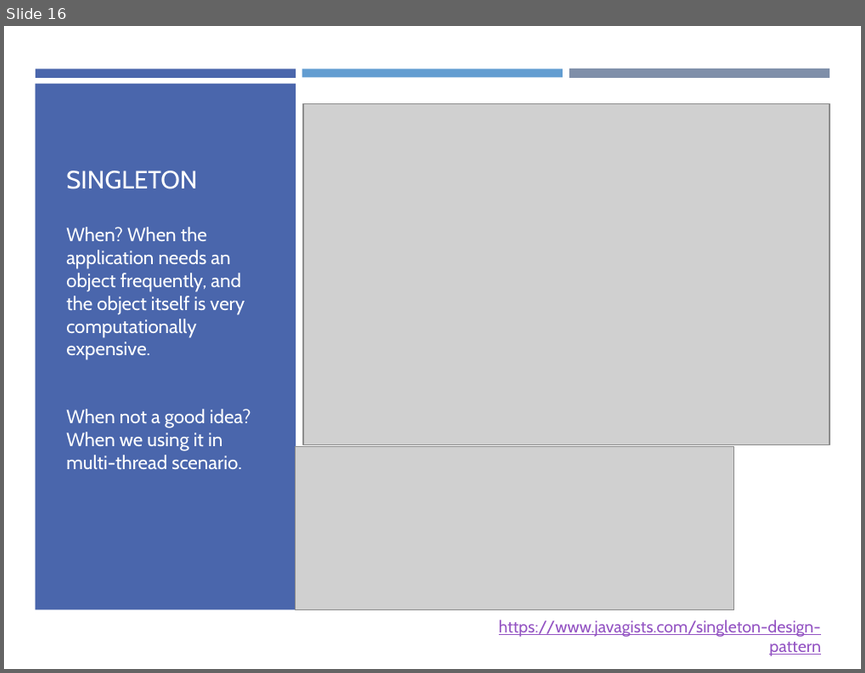
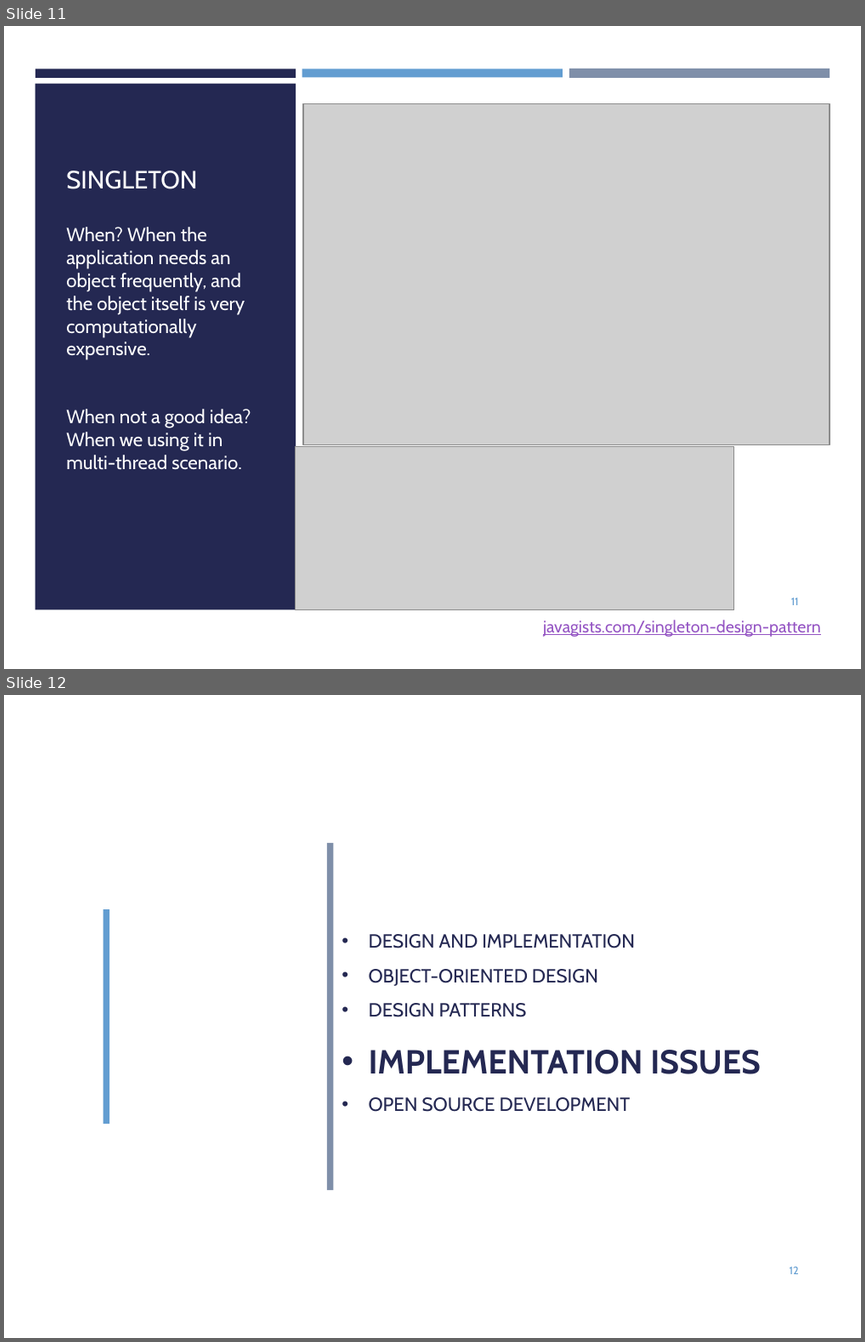
Before and after one commit to yazdipour/presentations, a slide deck: 2019Nov_Design_Implementation/Ch7.pptx. Shown one above the other, each under a label of ours: slide 16 before the commit, slides 11 and 12 after it. The pictures are 865x673 and 865x1342 pixels, drawn with LibreOffice and Linux fonts; fonts in the diff are those of the drawing; grey boxes stand for pictures. Boxes give left, top, right and bottom in pixels: in the first picture for what was removed or moved away, otherwise in the second. Text is boxed around its words. In the diff, an @@ line names an element or a change of style, - is before the commit and + after.

```diff
--- a/2019Nov_Design_Implementation/Ch7.pptx
+++ b/2019Nov_Design_Implementation/Ch7.pptx
@@ slide 12 added at [4, 695, 861, 1338], background #FFFFFF @@
@@ rectangle added at [4, 695, 861, 1338], fill #FFFFFF @@
@@ rectangle added at [327, 842, 333, 1190], fill #7F8FA9 @@
@@ rectangle added at [103, 908, 109, 1123], fill #629DD1 @@
@@ text added at [369, 934, 760, 1111], 16 pt, text #242852 @@
+• DESIGN AND IMPLEMENTATION
+• OBJECT-ORIENTED DESIGN
+• DESIGN PATTERNS
+• IMPLEMENTATION ISSUES
+• OPEN SOURCE DEVELOPMENT
@@ page number added at [789, 1266, 799, 1274], 9 pt, text #629DD1 @@
+12
@@ what was slide 16 is now slide 11 @@
@@ slide 11 changed as well @@
@@ rectangle at [35, 68, 296, 77]: fill #4A66AC to #242852 @@
@@ rectangle at [35, 84, 296, 609]: fill #4A66AC to #242852 @@
@@ page number added at [791, 597, 799, 605], 9 pt, text #629DD1 @@
+11
@@ text at [543, 619, 821, 636]: text changed @@
-https://www.javagists.com/singleton-design-pattern
+javagists.com/singleton-design-pattern
```
Also in this commit, not shown: 18 other slides changed, 4 other slides added, 5 slides removed, 3 other files.
